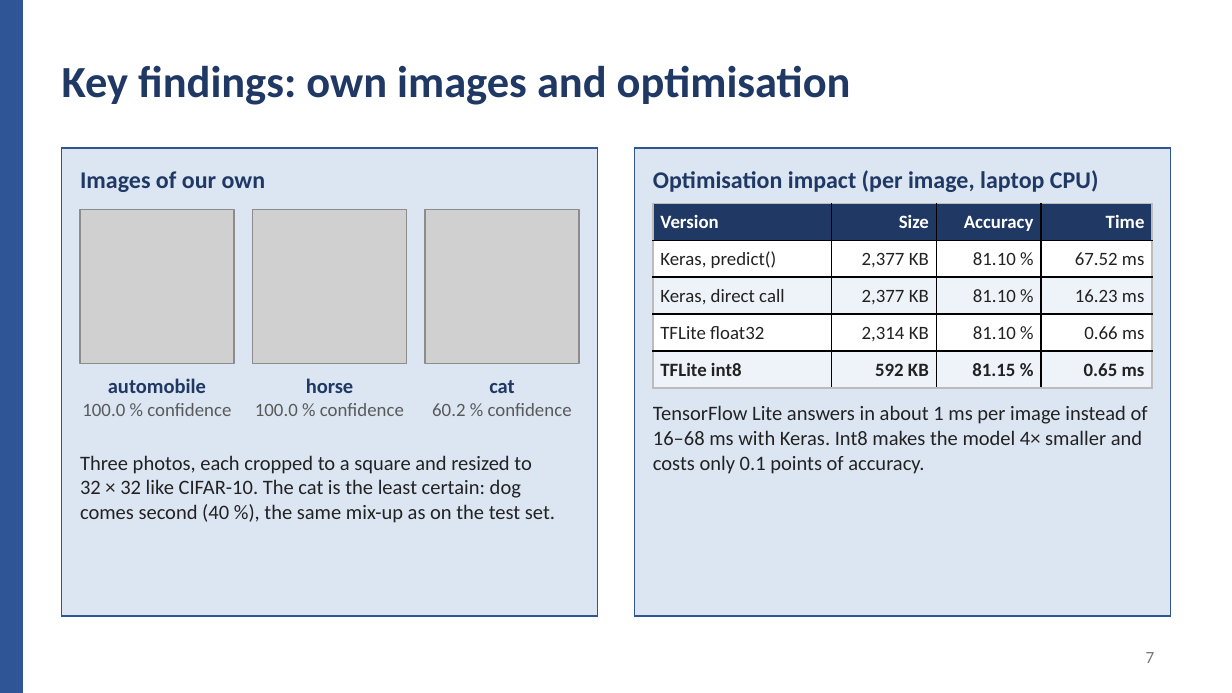
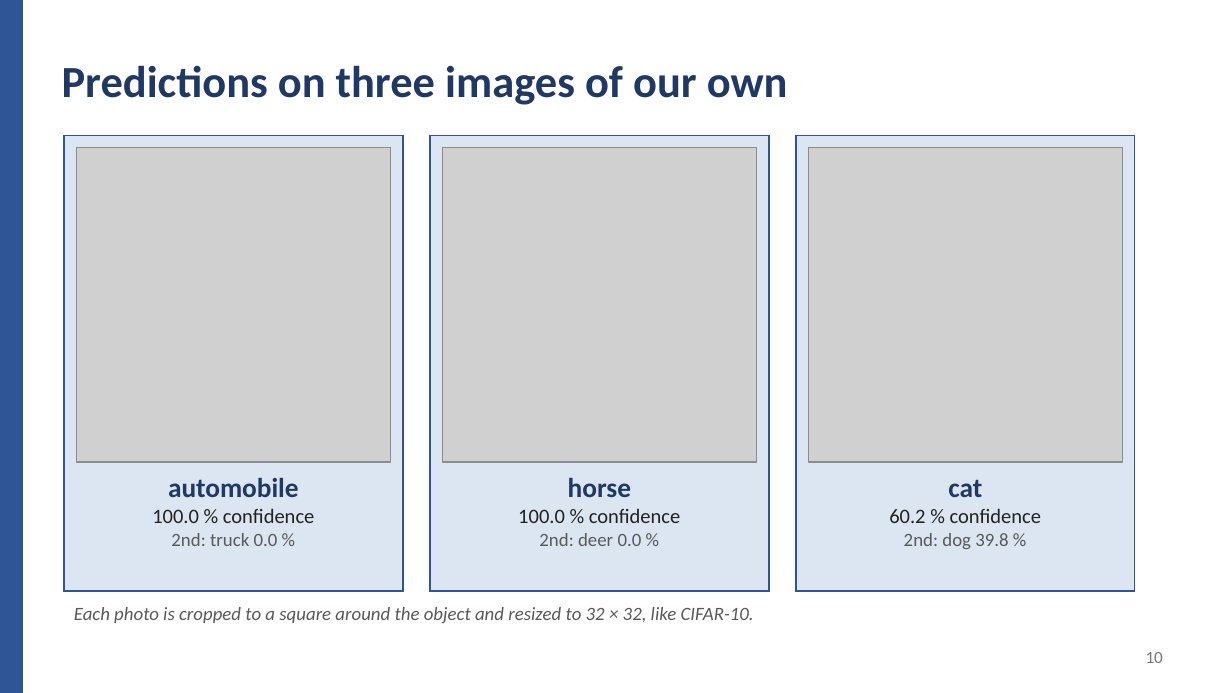
Before and after one commit to sinegan-ux/epuck-cnn-part2, a slide deck: slide 10 of presentation/Project_Part2_Presentation.pptx (slide 7 before the commit). Drawn at 1232x693 pixels with LibreOffice and Linux fonts; fonts in the diff are those of the drawing; grey boxes stand for pictures. Boxes give left, top, right and bottom in pixels: in the first picture for what was removed or moved away, otherwise in the second. Text is boxed around its words. In the diff, an @@ line names an element or a change of style, - is before the commit and + after.

```diff
--- a/presentation/Project_Part2_Presentation.pptx
+++ b/presentation/Project_Part2_Presentation.pptx
@@ text at [62, 65, 788, 105]: text changed @@
-Key findings: own images and optimisation
+Predictions on three images of our own
@@ rectangle: place and size @@
-rectangle at [62, 148, 598, 616]
+rectangle at [64, 136, 403, 591]
@@ picture: place and size @@
-picture at [80, 209, 234, 363]
+picture at [76, 148, 391, 462]
@@ rectangle added at [430, 136, 769, 591], fill #DCE6F2, outline #2F5597 1 pt @@
@@ picture: place and size @@
-picture at [253, 209, 407, 363]
+picture at [442, 148, 756, 462]
@@ rectangle: place and size @@
-rectangle at [634, 148, 1170, 616]
+rectangle at [796, 136, 1135, 591]
@@ picture: place and size @@
-picture at [425, 209, 579, 363]
+picture at [808, 148, 1122, 462]
@@ text removed at [80, 171, 266, 192] @@
-Images of our own
@@ text removed at [653, 170, 1099, 192] @@
-Optimisation impact (per image, laptop CPU)
@@ table removed at [653, 203, 1152, 388], 5 rows, 4 columns @@
-Version | Size | Accuracy | Time
-Keras, predict() | 2,377 KB | 81.10 % | 67.52 ms
-Keras, direct call | 2,377 KB | 81.10 % | 16.23 ms
-TFLite float32 | 2,314 KB | 81.10 % | 0.66 ms
-TFLite int8 | 592 KB | 81.15 % | 0.65 ms
@@ text removed at [653, 405, 1148, 474] @@
-TensorFlow Lite answers in about 1 ms per image instead of 16–68 ms with Keras. Int8 makes the model 4× smaller and costs only 0.1 points of accuracy.
@@ text "automobile": place and size @@
-text "automobile" at [82, 378, 231, 416]
+text "automobile" at [152, 478, 314, 546]
@@ text removed at [80, 455, 555, 523] @@
-Three photos, each cropped to a square and resized to 32 × 32 like CIFAR-10. The cat is the least certain: dog comes second (40 %), the same mix-up as on the test set.
@@ text at [152, 478, 314, 523]: size 12 to 16 pt in "automobile"; size 11 to 12 pt, text colour #595959 to #222222 in "100.0 % confidence" @@
@@ text "horse": place and size @@
-text "horse" at [255, 378, 404, 416]
+text "horse" at [518, 478, 680, 546]
@@ text at [518, 478, 680, 523]: size 12 to 16 pt in "horse"; size 11 to 12 pt, text colour #595959 to #222222 in "100.0 % confidence" @@
@@ text "cat": place and size @@
-text "cat" at [432, 380, 572, 416]
+text "cat" at [889, 479, 1041, 549]
@@ text at [889, 479, 1041, 523]: size 12 to 16 pt in "cat"; size 11 to 12 pt, text colour #595959 to #222222 in "60.2 % confidence" @@
@@ text at [171, 533, 278, 546]: paragraph added @@
+2nd: truck 0.0 %
@@ text at [539, 533, 642, 546]: paragraph added @@
+2nd: deer 0.0 %
@@ text at [904, 533, 1008, 549]: paragraph added @@
+2nd: dog 39.8 %
@@ text added at [74, 607, 754, 623], 11 pt, text #595959, italic @@
+Each photo is cropped to a square around the object and resized to 32 × 32, like CIFAR-10.
@@ page number at [1146, 652, 1163, 663]: text changed @@
-7
+10
```
Also in this commit, not shown: 2 other slides changed, 6 slides added.
